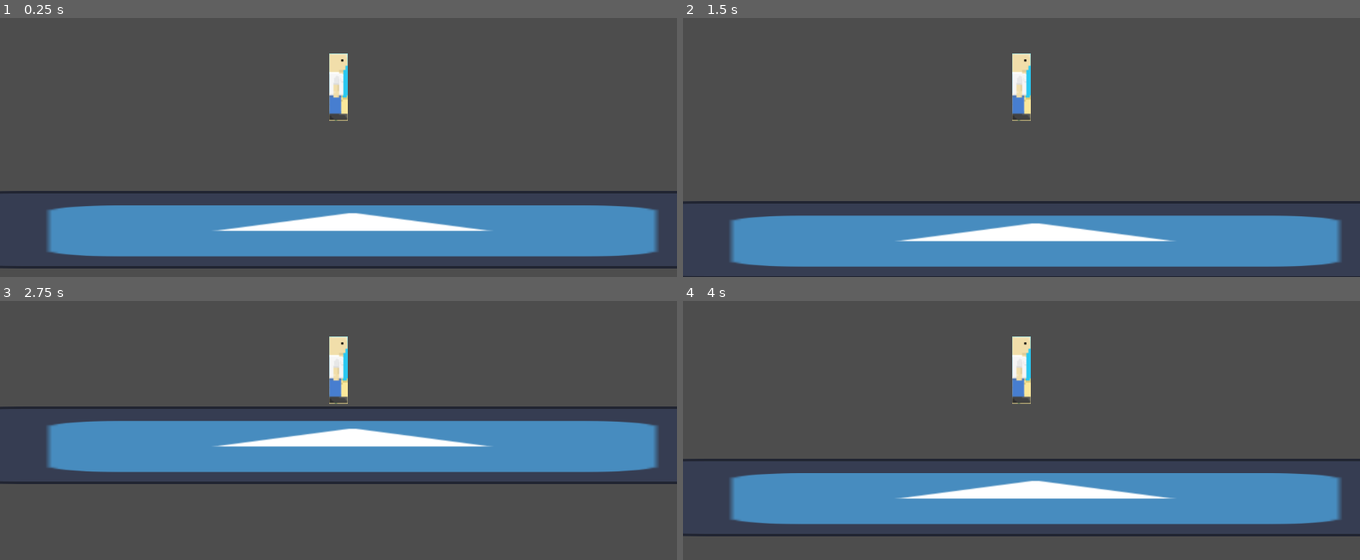
Above: before the commit, frames 1-4 (two rows, left to right).
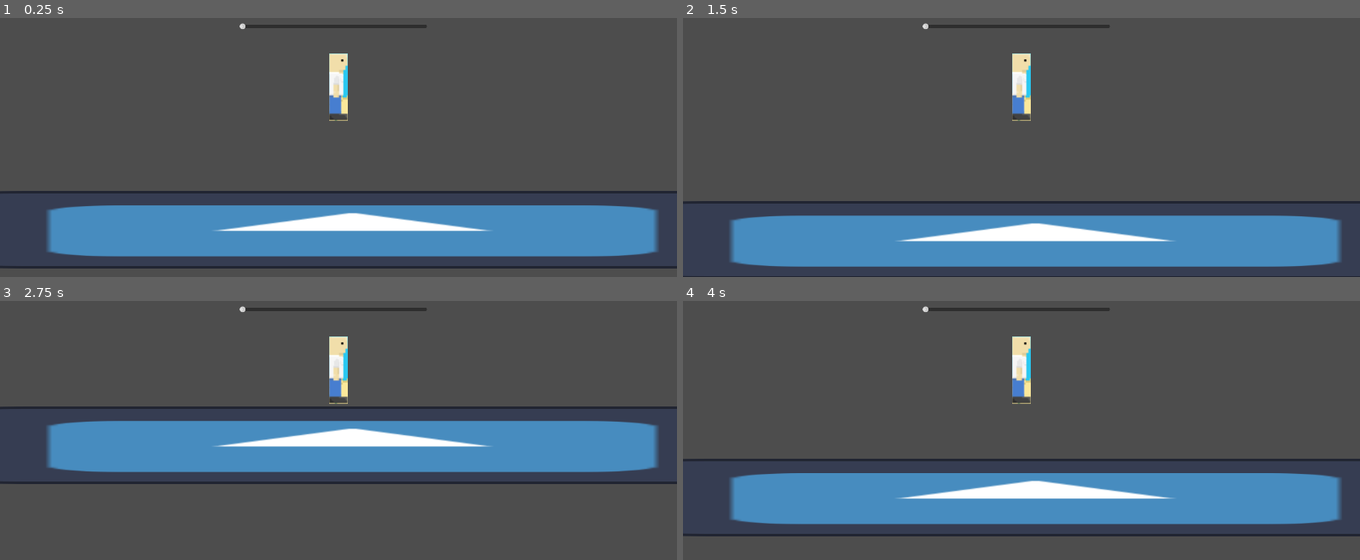
Above: after the commit, the same moments.

Repository: Someone-That/Getaway-Shooting
Game: Godot game, scene res://Scenes/main.tscn
Two runs of this game, one before a commit and one after it. Both use one fixed random seed, a clock stepped at 60 frames per second and the inputs below. The engine's default icon, where the game draws it, is replaced by a stand-in: a white triangle on a blue panel in a dark square.
Inputs:
- Up to frame 1 (0.25 s): no input
- Up to frame 2 (1.5 s): hold E (p1right) 0.53-1.28 s; tap R (p1use) at 0.6, 1.35 s; hold W (p1left) from 1.28 s (still down)
- Up to frame 3 (2.75 s): release W (p1left) at 2.03 s; hold E (p1right) from 2.03 s (still down); tap R (p1use) at 2.1 s
- Up to frame 4 (4 s): tap R (p1use) at 2.85, 3.6 s; release E (p1right) at 3.53 s; hold W (p1left) from 3.53 s (still down)

The runs differ from the first frame. In frame 1, 0.4% of the frame differs, in the area x 35-63%, y 1-5%; in frame 2, 0.4%; in frame 3, 0.4%; in frame 4, 0.4%.

Commit message:
another futile attempt

Diff:
--- a/Scenes/character.tscn
+++ b/Scenes/character.tscn
@@ -36,5 +36,18 @@
 zoom = Vector2(0.7, 0.7)
 position_smoothing_speed = 10.0
 
+[node name="Control" type="Control" parent="."]
+layout_mode = 3
+anchors_preset = 0
+offset_right = 40.0
+offset_bottom = 40.0
+
+[node name="HSlider" type="HSlider" parent="Control"]
+layout_mode = 0
+offset_left = -241.0
+offset_top = -239.0
+offset_right = 215.0
+offset_bottom = -223.0
+
 [connection signal="body_entered" from="." to="." method="_on_body_entered"]
 [connection signal="body_exited" from="." to="." method="_on_body_exited"]
--- a/Scripts/character.gd
+++ b/Scripts/character.gd
@@ -65,6 +65,15 @@
 		constant_torque = 0
 		return
 
+	if Input.is_action_just_pressed("debug j"):
+		apply_torque(-ground_torque * delta * 60) #20.4
+	if Input.is_action_just_pressed("debug k"):
+		apply_torque(-ground_torque * delta * 60)
+	if Input.is_action_just_pressed("debug l"):
+		apply_torque(ground_torque * delta * 60)
+	if Input.is_action_just_pressed("debug ;"):
+		apply_torque(ground_torque * delta * 60)
+
 	if not on_floor:
 		if not in_torqueless_zone(): apply_torque(-rotation_degrees * air_torque * delta)
 
@@ -74,11 +83,12 @@
 		return
 
 	#on floor
-	if abs(rotation_degrees) > 10:
-		apply_torque(-direction * ground_torque * delta * 60)
-	elif not in_torqueless_zone():
-		if angular_velocity * -direction > 3 and 0:
-			apply_torque(direction * ground_torque * delta * 440)
+	if abs(rotation_degrees) > 10 and not turning:
+		#apply_torque(-direction * ground_torque * delta * 60)
+		angular_velocity = -direction * 3
+#	elif not in_torqueless_zone():
+#		if angular_velocity * -direction > 3 and 0:
+#			apply_torque(direction * ground_torque * delta * 440)
 
 
 func turn(direction, delta):
--- a/project.godot
+++ b/project.godot
@@ -36,3 +36,23 @@
 "events": [Object(InputEventKey,"resource_local_to_scene":false,"resource_name":"","device":-1,"window_id":0,"alt_pressed":false,"shift_pressed":false,"ctrl_pressed":false,"meta_pressed":false,"pressed":false,"keycode":0,"physical_keycode":82,"key_label":0,"unicode":114,"echo":false,"script":null)
 ]
 }
+"debug j"={
+"deadzone": 0.5,
+"events": [Object(InputEventKey,"resource_local_to_scene":false,"resource_name":"","device":-1,"window_id":0,"alt_pressed":false,"shift_pressed":false,"ctrl_pressed":false,"meta_pressed":false,"pressed":false,"keycode":0,"physical_keycode":74,"key_label":0,"unicode":106,"echo":false,"script":null)
+]
+}
+"debug k"={
+"deadzone": 0.5,
+"events": [Object(InputEventKey,"resource_local_to_scene":false,"resource_name":"","device":-1,"window_id":0,"alt_pressed":false,"shift_pressed":false,"ctrl_pressed":false,"meta_pressed":false,"pressed":false,"keycode":0,"physical_keycode":75,"key_label":0,"unicode":107,"echo":false,"script":null)
+]
+}
+"debug l"={
+"deadzone": 0.51,
+"events": [null, Object(InputEventKey,"resource_local_to_scene":false,"resource_name":"","device":-1,"window_id":0,"alt_pressed":false,"shift_pressed":false,"ctrl_pressed":false,"meta_pressed":false,"pressed":false,"keycode":0,"physical_keycode":76,"key_label":0,"unicode":108,"echo":false,"script":null)
+]
+}
+"debug ;"={
+"deadzone": 0.5,
+"events": [Object(InputEventKey,"resource_local_to_scene":false,"resource_name":"","device":-1,"window_id":0,"alt_pressed":false,"shift_pressed":false,"ctrl_pressed":false,"meta_pressed":false,"pressed":false,"keycode":0,"physical_keycode":59,"key_label":0,"unicode":59,"echo":false,"script":null)
+]
+}
